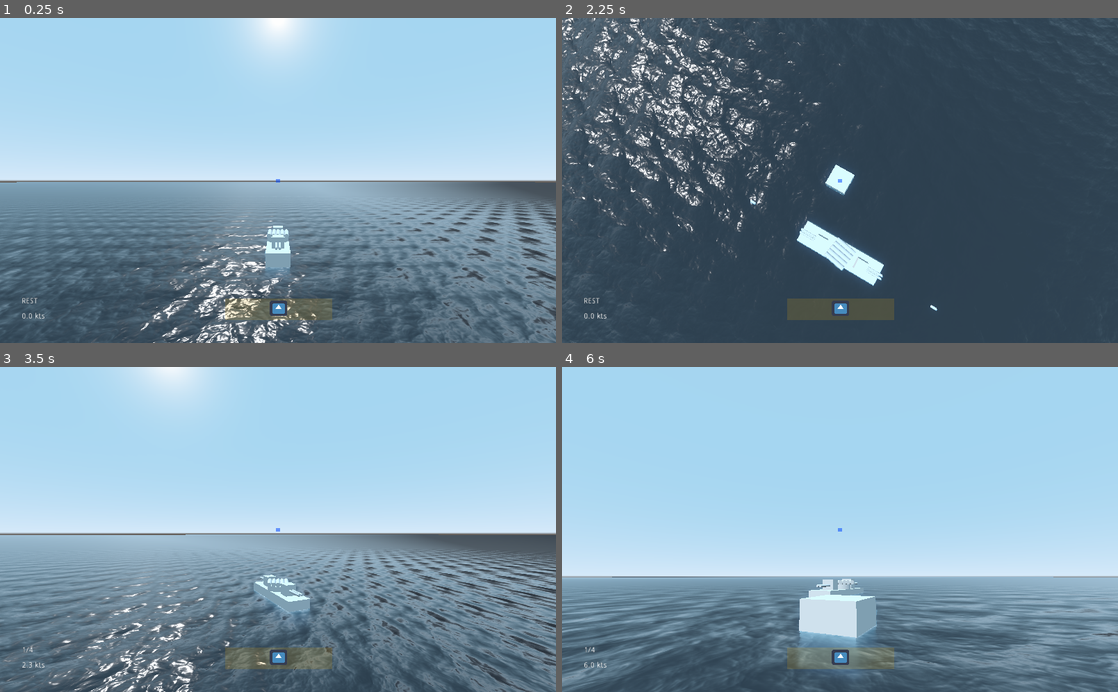
Above: before the commit, frames 1-4 (two rows, left to right).
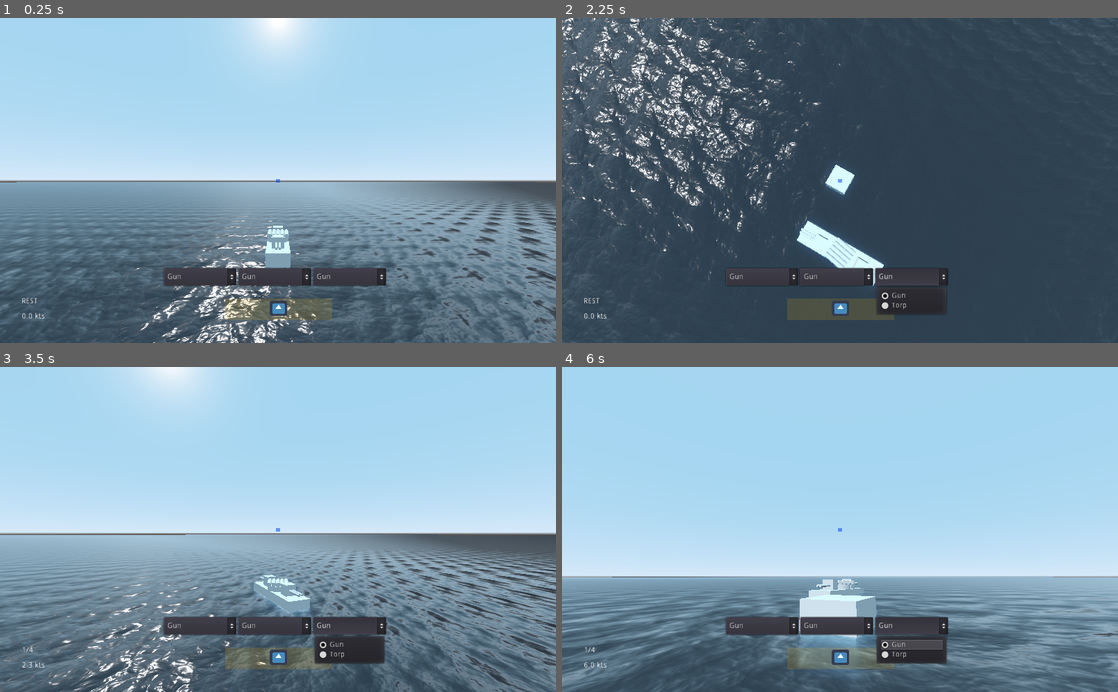
Above: after the commit, the same moments.

Repository: IndustrialDonut/IWARSHIPS
Game: Godot game, scene res://Map.tscn
The game is run twice, just before and just after one commit, with the same random seed, the same clock (stepped at 60 frames per second) and the same inputs. The engine's default icon, where the game draws it, is replaced by a stand-in: a white triangle on a blue panel in a dark square.
Inputs (mouse positions are in pixels of both pictures, inside the frame that each line leads up to):
- Up to frame 1 (0.25 s): no input
- Up to frame 2 (2.25 s): click (762, 278) at 0.5 s, where only the run after the commit has a clickable "Gun"; click (834, 278) at 1.25 s, where only the run after the commit has a clickable "Gun"; click (912, 278) at 2 s, where only the run after the commit has a clickable "Gun"
- Up to frame 3 (3.5 s): move the mouse to (305, 529) at 2.77 s; hold W (forward) from 2.78 s (still down); hold Ctrl (ctrl) from 2.78 s (still down)
- Up to frame 4 (6 s): move the mouse to (728, 545) at 3.52 s; release W (forward) at 3.53 s; release Ctrl (ctrl) at 3.53 s; hold S (back) 3.53-4.28 s; click (728, 545) at 3.6 s; move the mouse to (851, 523) at 4.27 s; hold W (forward) from 4.28 s (still down); right-click (851, 523) at 4.35 s; tap Enter at 5 s; move the mouse to (834, 536) at 5.02 s; tap 1 (select_gun) at 5.1 s; move the mouse to (878, 532) at 5.77 s; tap 3 (select_torpedo) at 5.85 s

The runs differ from the first frame. In frame 1, 2.2% of the frame differs, in the area x 29-70%, y 76-83%; in frame 2, 1.6%; in frame 3, 3.3%; in frame 4, 3.3%, in the area x 29-70%, y 76-92%.

Commit message:
basics of weapon slot switcheroo

Diff:
--- a/Game/Map.gd
+++ b/Game/Map.gd
@@ -2,4 +2,11 @@
 
 
 func _ready() -> void:
+
 	$DD.connect("updated_player_HUD", $HUD, "set_ship_basics")
+
+	$HUD.set_num_slots(3)
+
+
+func _on_HUD_slot_changed(slot_index, weapon_scene) -> void:
+	$DD.set_slot_weapon(slot_index, weapon_scene)
--- a/Game/Map.tscn
+++ b/Game/Map.tscn
@@ -21,9 +21,6 @@
 
 [node name="DD" parent="." instance=ExtResource( 2 )]
 
-[node name="ShipConfigurer" type="Control" parent="."]
-__meta__ = {
-"_edit_use_anchors_": false
-}
+[node name="HUD" parent="." instance=ExtResource( 3 )]
 
-[node name="HUD" parent="." instance=ExtResource( 3 )]
+[connection signal="slot_changed" from="HUD" to="." method="_on_HUD_slot_changed"]
--- /dev/null
+++ b/Game/ShipConfigurer.gd
@@ -0,0 +1,35 @@
+extends Control
+
+onready var gun = preload("res://Weapons/TurretDouble.tscn")
+onready var torp = preload("res://Weapons/Torps.tscn")
+
+signal slot_changed(slot_index, weapon_scene)
+
+func set_num_slots(num):
+
+	for child in $HBoxContainer.get_children():
+		child.queue_free()
+
+	for i in range(num):
+
+		var new = OptionButton.new()
+
+		new.add_item("Gun", ENUMS.ARM.GUN)
+		new.set_item_metadata(0, gun)
+
+		new.add_item("Torp", ENUMS.ARM.TORP)
+		new.set_item_metadata(1, torp)
+
+		$HBoxContainer.add_child(new)
+
+		new.size_flags_horizontal = SIZE_EXPAND_FILL
+
+		new.connect("item_selected", self, "_option_changed")
+
+
+func _option_changed(_option):
+
+	var i = 0
+	for child in $HBoxContainer.get_children():
+		emit_signal("slot_changed", i, child.get_item_metadata(child.selected))
+		i += 1
--- a/Game/ShipHUD.tscn
+++ b/Game/ShipHUD.tscn
@@ -1,7 +1,8 @@
-[gd_scene load_steps=3 format=2]
+[gd_scene load_steps=4 format=2]
 
 [ext_resource path="res://Ships/HUD.gd" type="Script" id=1]
 [ext_resource path="res://icon.png" type="Texture" id=2]
+[ext_resource path="res://ShipConfigurer.gd" type="Script" id=3]
 
 [node name="HUD" type="Control"]
 anchor_right = 1.0
@@ -93,3 +94,22 @@
 __meta__ = {
 "_edit_use_anchors_": false
 }
+
+[node name="ShipConfigurer" type="Control" parent="."]
+anchor_left = 0.5
+anchor_top = 1.0
+anchor_right = 0.5
+anchor_bottom = 1.0
+script = ExtResource( 3 )
+__meta__ = {
+"_edit_use_anchors_": false
+}
+
+[node name="HBoxContainer" type="HBoxContainer" parent="ShipConfigurer"]
+margin_left = -210.379
+margin_top = -137.589
+margin_right = 198.621
+margin_bottom = -105.589
+alignment = 1
+
+[connection signal="slot_changed" from="ShipConfigurer" to="." method="_on_ShipConfigurer_slot_changed"]
--- a/Game/Ships/ControlledDD.gd
+++ b/Game/Ships/ControlledDD.gd
@@ -18,6 +18,10 @@
 	$Weapons.rotation.y = $ShipRB.rotation.y # only rotate in the plane (vertical stabilization)
 
 
+func set_slot_weapon(index, weapon_scene):
+	$Weapons.set_slot_weapon(index, weapon_scene)
+
+
 func _on_ShipRB_HUD_data_changed(data, type) -> void:
 	#$HUD.set_basics(data, type)
 	emit_signal("updated_player_HUD", data, type)
--- a/Game/Ships/HUD.gd
+++ b/Game/Ships/HUD.gd
@@ -1,4 +1,10 @@
 extends Control
+
+signal slot_changed(slot_index, weapon_scene)
+
+func set_num_slots(num):
+
+	$ShipConfigurer.set_num_slots(num)
 
 
 func set_ship_basics(data, type):
@@ -53,3 +59,8 @@
 func _set_speed(vel : Vector3) -> void:
 	vel = -vel
 	$Speed.text = Helper.decimal_place_string(vel.z * CONSTANTS.US2KTS / 10.0, 1) + " kts" # scale speed down.
+
+
+
+func _on_ShipConfigurer_slot_changed(slot_index, weapon_scene) -> void:
+	emit_signal("slot_changed", slot_index, weapon_scene)
--- a/Game/Ships/WeaponSlot.gd
+++ b/Game/Ships/WeaponSlot.gd
@@ -1,4 +1,12 @@
 extends Spatial
+
+
+func change_out_weapon(weapon_scene):
+	get_child(0).queue_free()
+
+	var inst = weapon_scene.instance()
+
+	add_child(inst)
 
 
 func fire():
--- a/Game/Ships/Weapons.gd
+++ b/Game/Ships/Weapons.gd
@@ -43,6 +43,11 @@
 		_fire(selected_weapon)
 
 
+func set_slot_weapon(index, weapon_scene):
+	var slot = get_child(index)
+	slot.change_out_weapon(weapon_scene)
+
+
 func _select(weapon_enum : int):
 	selected_weapon = weapon_enum
 
--- a/Game/TurretBase.gd
+++ b/Game/TurretBase.gd
@@ -61,11 +61,12 @@
 
 
 func _fire_shell():
-	var shell = preload("res://Shell203JP.tscn").instance()
-	owner.add_child(shell)
-	shell.global_transform = global_transform
-	shell.linear_velocity = _muzzle_velocity * -shell.global_transform.basis.z
-	var h_time_half = (_current_target_distance / _muzzle_velocity) / 2.0
-	var v0 = h_time_half * 9.8 #* CONSTANTS.UNITS_PER_METER
-
-	shell.linear_velocity.y += v0
+	pass
+#	var shell = preload("res://Shell203JP.tscn").instance()
+#	owner.add_child(shell)
+#	shell.global_transform = global_transform
+#	shell.linear_velocity = _muzzle_velocity * -shell.global_transform.basis.z
+#	var h_time_half = (_current_target_distance / _muzzle_velocity) / 2.0
+#	var v0 = h_time_half * 9.8 #* CONSTANTS.UNITS_PER_METER
+#
+#	shell.linear_velocity.y += v0
